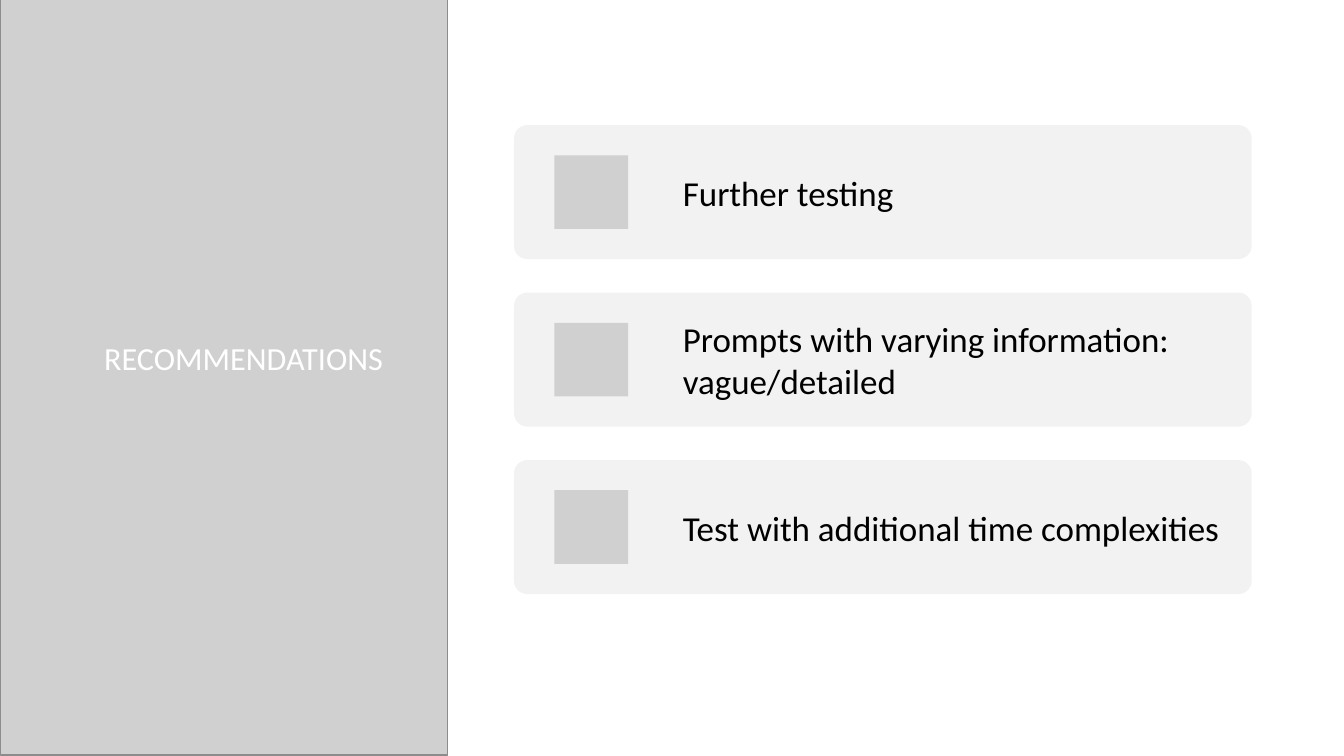
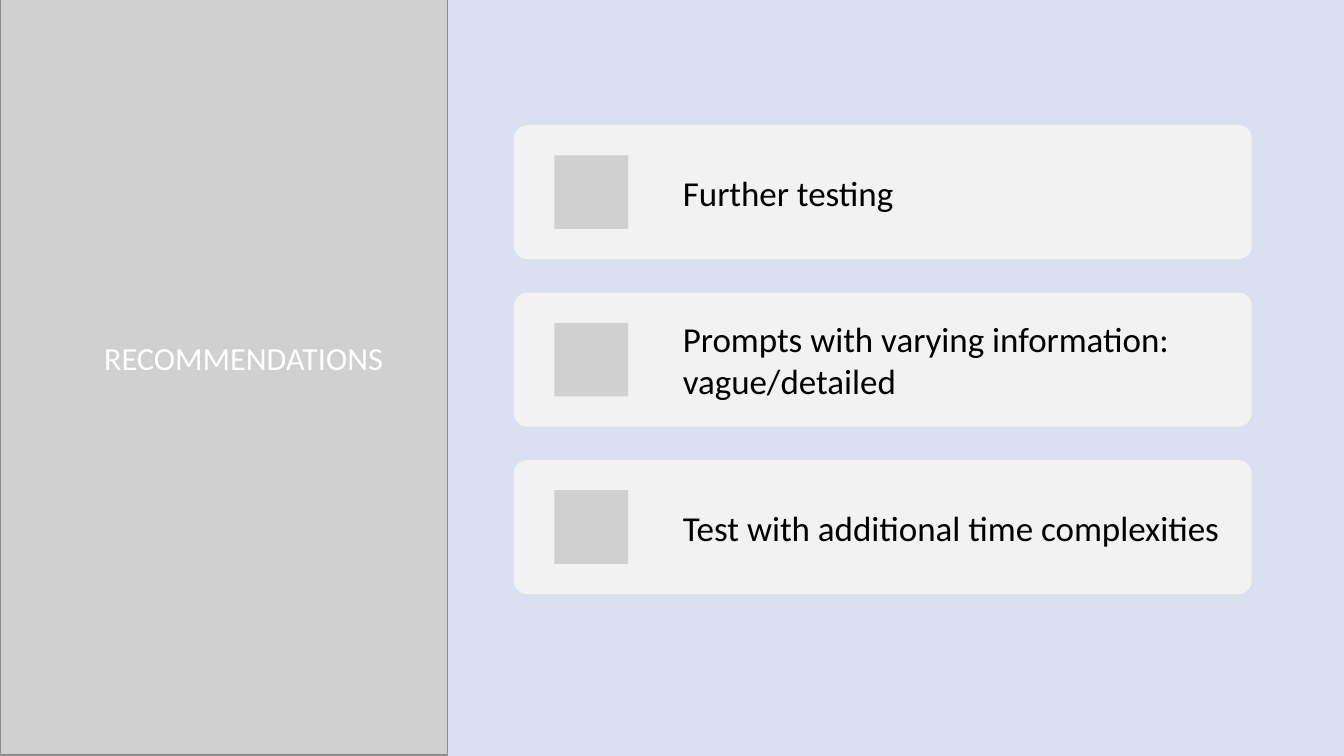
Before and after one commit to M0ck1ngjay178/CMSC-4200-AI, a slide deck: slide 14 of Project/slides/CMSC-4200-Group1-Project.pptx (slide 15 before the commit). Drawn at 1344x756 pixels with LibreOffice and Linux fonts; fonts in the diff are those of the drawing; grey boxes stand for pictures; background and template pictures are left out. Boxes give left, top, right and bottom in pixels: in the first picture for what was removed or moved away, otherwise in the second. Text is boxed around its words. In the diff, an @@ line names an element or a change of style, - is before the commit and + after.

```diff
--- a/Project/slides/CMSC-4200-Group1-Project.pptx
+++ b/Project/slides/CMSC-4200-Group1-Project.pptx
@@ rectangle at [0,0,1344,756]: fill #FFFFFF to #DAE0EF @@
```
Also in this commit, not shown: 6 other slides changed, 1 slide removed, 2 other files.
